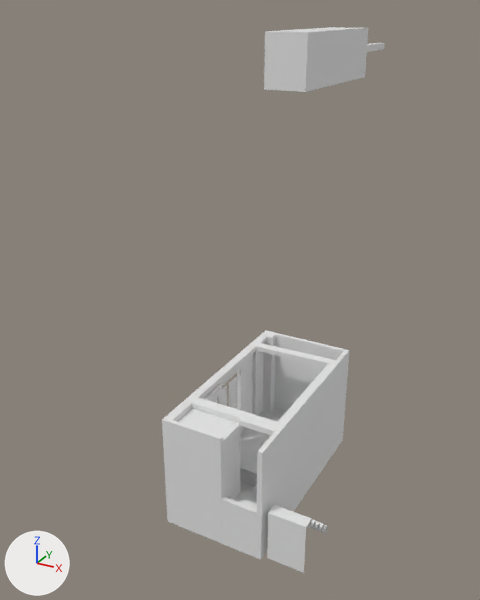
Before and after pictures for a commit that changed the Blender file Assets/Blender/myroom.blend.
One viewpoint serves both versions: a 50 mm camera at (13.3, -18.4, 20.3) aimed at (-0.9, 7.4, 7.4). The axes (+X, +Y, +Z) are drawn at lower left. The lights are the same throughout. The first picture is the older version. The same objects are shown in both versions, whatever each file hides.
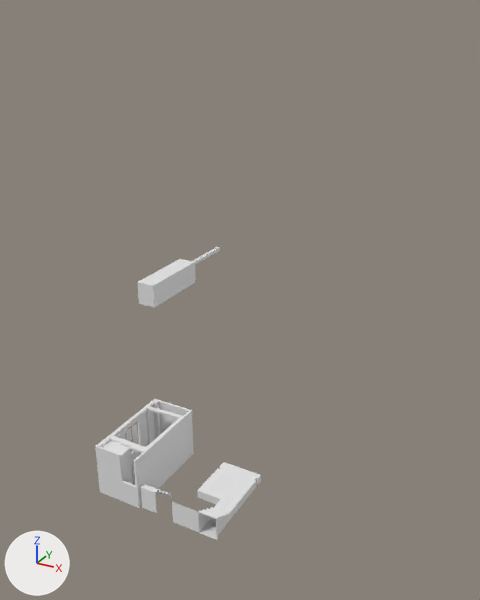
Where the newer file only moved an object's origin or applied its transform, the numbers keep the older frame.

Changed parts and their boxes (x1, y1, x2, y2) in the pictures (480 x 600 px):
'Plane.004', moved
    before: (162, 330, 349, 559)
    after: (95, 399, 194, 508)
'Plane.005', moved
    before: (264, 27, 369, 92)
    after: (137, 259, 196, 307)
'Plane.007', moved
    before: (169, 333, 336, 436)
    after: (99, 400, 183, 453)
'Plane.001', moved
    before: (165, 478, 261, 560)
    after: (172, 499, 236, 540)
'Plane.009', moved
    before: (240, 410, 282, 487)
    after: (197, 462, 261, 512)
'Plane.010', moved
    before: (267, 505, 327, 573)
    after: (141, 484, 172, 513)
'Plane.003', moved, rescaled (51% narrower, 52% shorter)
    before: (178, 408, 240, 498)
    after: (103, 441, 133, 484)
'Plane.002', moved
    before: (218, 376, 237, 422)
    after: (126, 423, 138, 451)
'Plane', moved (mostly hidden)
    before: (240, 482, 254, 494)
    after: (132, 464, 135, 485)

What the commit changed:
me_plane_006 is used by ob_plane_003; location (1.14, 0.6, 0.02); scale (0.266, 0.266, 0.266).
me_plane_006 had 148 vertices, 128 faces and spanned x -4.7..4.7, y -2.2..3.0, z 0.0..18.5.
me_plane_006 now has 148 vertices, 128 faces and spans x -19.3..-14.7, y -2.3..0.3, z -0.1..9.0.
me_plane_006 part 1: the whole mesh is scaled about its middle by 0.488, then moved by (-17.0, -1.4, -4.8).
In object 'Plane.005' (ob_plane_005), parent is now set to ob_mo_hinh_cu_x0_49.
In object 'Plane.010' (ob_plane_010), parent is now set to ob_mo_hinh_cu_x0_49.
In object 'Plane' (ob_plane), parent is now set to ob_mo_hinh_cu_x0_49.
In object 'Plane.001' (ob_plane_001), parent is now set to ob_mo_hinh_cu_x0_49.
Object 'Plane.001' (ob_plane_001) moves from (3.594, 0.409, 0.0162) to (11.79, 0.409, 0.0162).
In object 'Plane.004' (ob_plane_004), parent is now set to ob_mo_hinh_cu_x0_49.
In object 'Plane.007' (ob_plane_007), parent is now set to ob_mo_hinh_cu_x0_49.
In object 'Plane.009' (ob_plane_009), parent is now set to ob_mo_hinh_cu_x0_49.
Object 'Plane.009' (ob_plane_009) moves from (1.932, 0.0172, 0.0216) to (10.13, 0.0172, 0.0216).
In object 'Plane.002' (ob_plane_002), parent is now set to ob_mo_hinh_cu_x0_49.
Object 'MO_HINH_CU_x0.49' (ob_mo_hinh_cu_x0_49) is new.
Its location is (-3.946, -0.00488, -0.00976).
Its scale is (0.488, 0.488, 0.488).
Its hide render is True.
